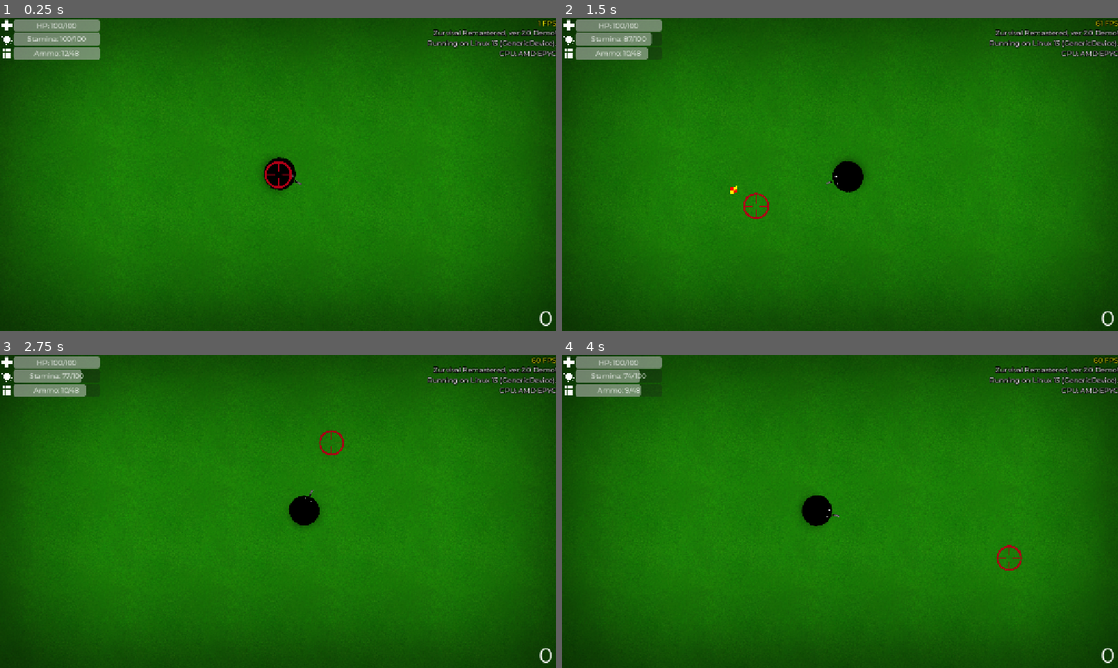
Above: before the commit, frames 1-4 (two rows, left to right).
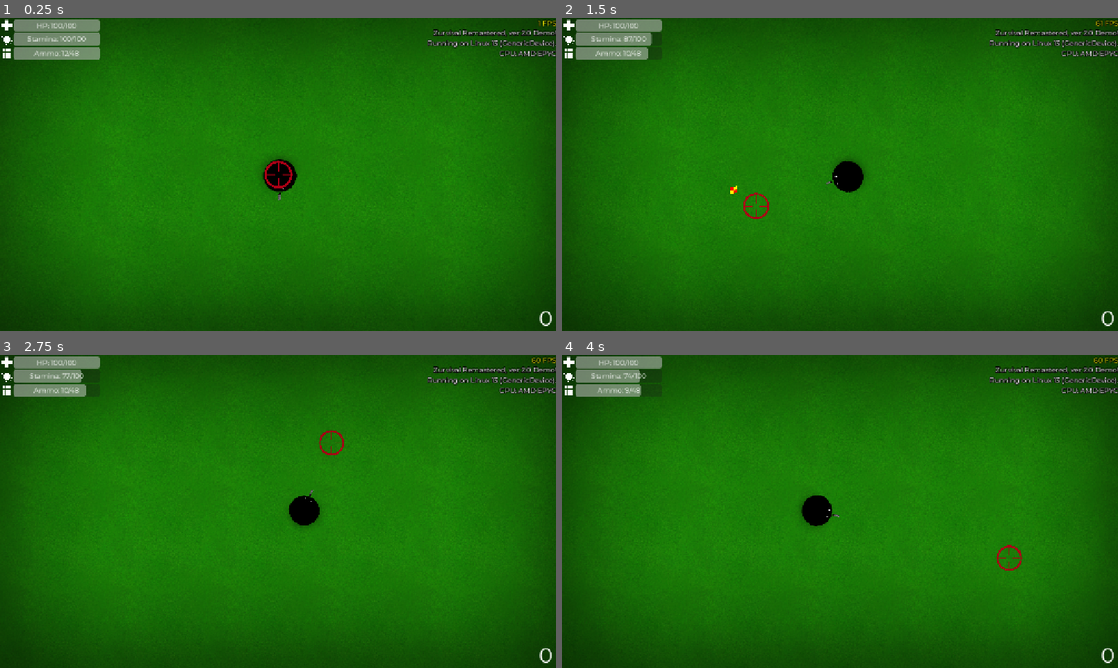
Above: after the commit, the same moments.

Repository: klodskateam/zurvival-remastered
Game: Godot game, scene res://game.tscn
The game is run twice, just before and just after one commit, with the same random seed, the same clock (stepped at 60 frames per second) and the same inputs. This scene is started directly instead of the project's main scene.
Inputs (mouse positions are in pixels of both pictures, inside the frame that each line leads up to):
- Up to frame 1 (0.25 s): no input
- Up to frame 2 (1.5 s): move the mouse to (962, 158) at 0.52 s; hold D (right) 0.53-1.25 s; hold Shift (run) 0.53-1.25 s; click (962, 158) at 0.67 s; drag from (728, 190) to (812, 237) at 1.27 s
- Up to frame 3 (2.75 s): move the mouse to (333, 442) at 2.02 s; hold D (right) from 2.03 s (still down); hold Shift (run) from 2.03 s (still down)
- Up to frame 4 (4 s): release D (right) at 2.75 s; release Shift (run) at 2.75 s; drag from (812, 574) to (673, 464) at 2.77 s; move the mouse to (1006, 558) at 3.52 s; hold A (left) from 3.53 s (still down); hold Shift (run) from 3.53 s (still down)

The runs differ from the first frame. In frame 1, 0.1% of the frame differs, in the area x 21-69%, y 24-68%; in frame 2, less than 0.1%; in frame 3, less than 0.1%; in frame 4, less than 0.1%.
Error in both runs: Invalid type in function 'set_locale' in base 'TranslationServer'. Cannot convert argument 1 from Nil to String. (res://global.gd:43)

Commit message:
Твик 2

Diff:
--- a/player.tscn
+++ b/player.tscn
@@ -34,7 +34,6 @@
 
 [node name="Camera2D" type="Camera2D" parent="."]
 scale = Vector2(1, 1.6)
-zoom = Vector2(0.98, 0.98)
 limit_left = 0
 limit_top = 0
 limit_right = 5000
